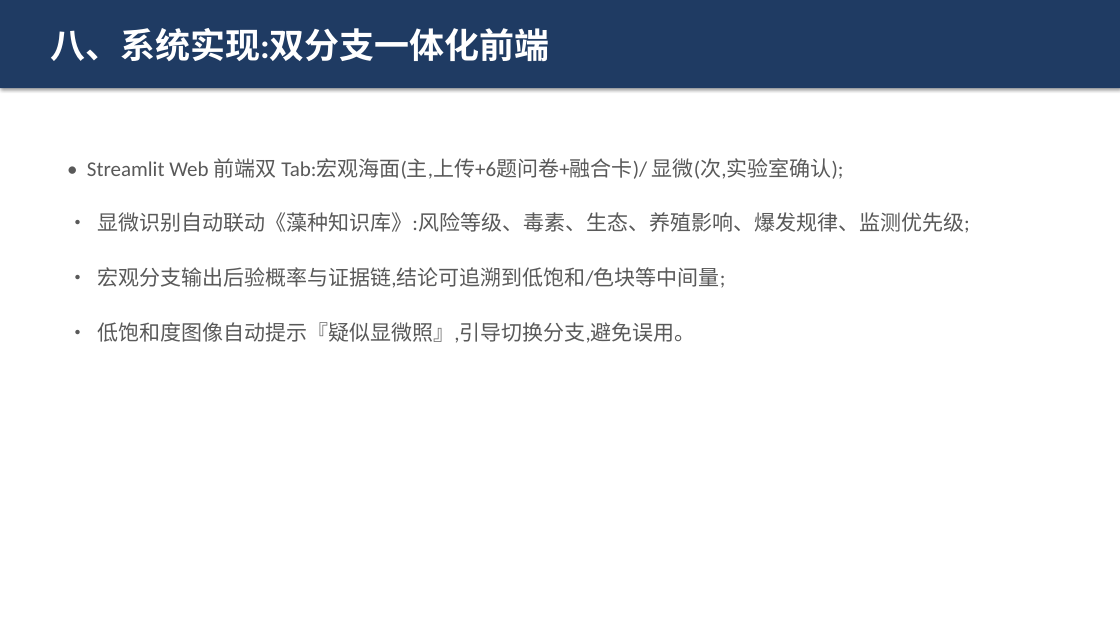
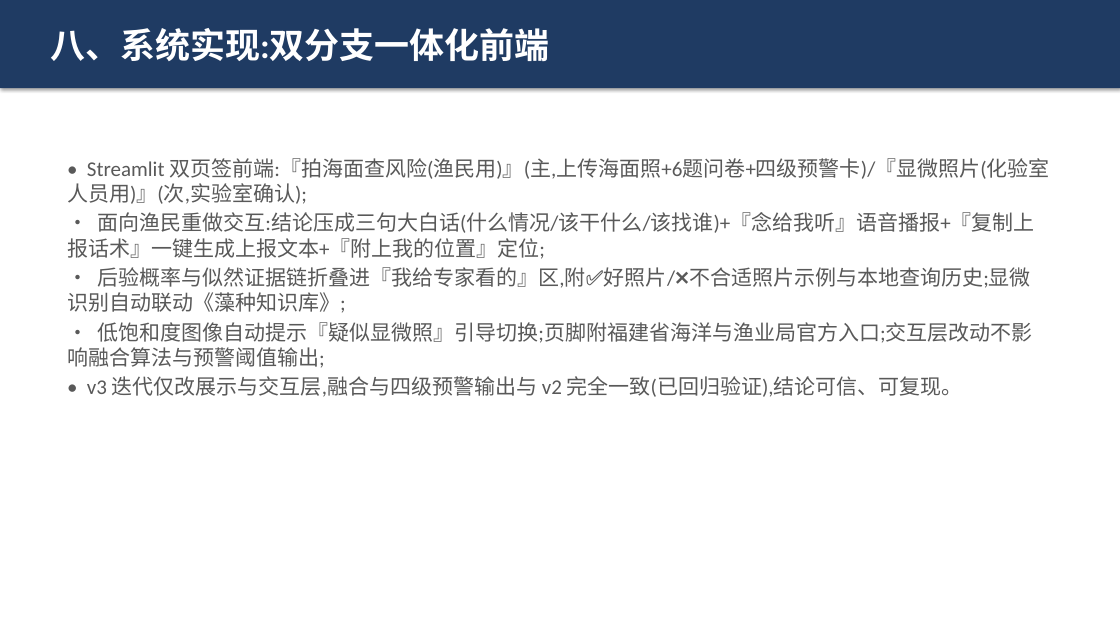
Before and after one commit to yugit10/red-tide, a slide deck: slide 9 of materials/作品PPT.pptx. Drawn at 1120x630 pixels with LibreOffice and Linux fonts; fonts in the diff are those of the drawing. Boxes give left, top, right and bottom in pixels: in the first picture for what was removed or moved away, otherwise in the second. Text is boxed around its words. In the diff, an @@ line names an element or a change of style, - is before the commit and + after.

Commit message:
v4: 设计文档与作品PPT同步至v3渔民友好前端口径,补充后续工作
- 设计文档: app.py/使用说明改为双页签(拍海面查风险/显微化验室)v3描述,
  新增"前端易用性(v3迭代)"段与"八、局限与后续工作"章(微信小程序/离线/趋势曲线/宏观CNN重启条件)
- 作品PPT: 第八页系统实现、第十页总结展望更新为v3口径,各新增一条要点
- materials与submission/stage副本同步

```diff
--- a/materials/作品PPT.pptx
+++ b/materials/作品PPT.pptx
@@ text at (67,158,1049,204): text changed @@
-• Streamlit Web 前端双 Tab:宏观海面(主,上传+6题问卷+融合卡)/ 显微(次,实验室确认);
+• Streamlit 双页签前端:『拍海面查风险(渔民用)』(主,上传海面照+6题问卷+四级预警卡)/『显微照片(化验室人员用)』(次,实验室确认);
@@ text at (67,212,1034,259): text changed @@
-• 显微识别自动联动《藻种知识库》:风险等级、毒素、生态、养殖影响、爆发规律、监测优先级;
+• 面向渔民重做交互:结论压成三句大白话(什么情况/该干什么/该找谁)+『念给我听』语音播报+『复制上报话术』一键生成上报文本+『附上我的位置』定位;
@@ text at (67,267,1031,313): text changed @@
-• 宏观分支输出后验概率与证据链,结论可追溯到低饱和/色块等中间量;
+• 后验概率与似然证据链折叠进『我给专家看的』区,附✅好照片/❌不合适照片示例与本地查询历史;显微识别自动联动《藻种知识库》;
@@ text at (67,322,1032,368): text changed @@
-• 低饱和度图像自动提示『疑似显微照』,引导切换分支,避免误用。
+• 低饱和度图像自动提示『疑似显微照』引导切换;页脚附福建省海洋与渔业局官方入口;交互层改动不影响融合算法与预警阈值输出;
@@ text added at (87,376,963,397), 18 pt, text #595959 @@
+• v3 迭代仅改展示与交互层,融合与四级预警输出与 v2 完全一致(已回归验证),结论可信、可复现。
```
Also in this commit, not shown: 1 other slide changed, 3 other files.
